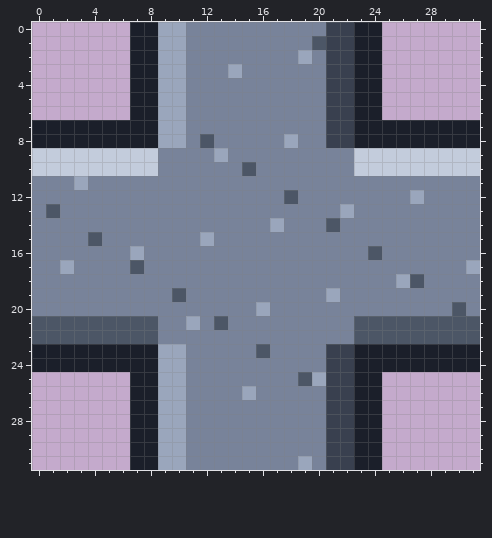
Pixel-art file: tiles/wall_cross.aseprite. The picture above is the old version.
32x32 pixels, 1 frame.
The result:
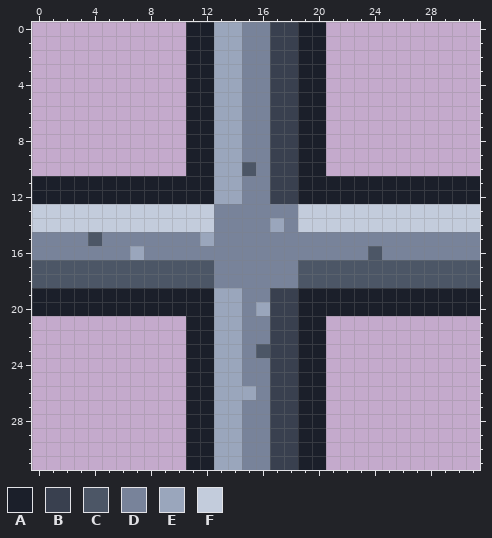
Palette (. is transparent): A #1b1f2a  B #39404f  C #4c5666  D #78839a  E #9aa6bc  F #c3ccdc
Diff:
--- layers "shade", "base"
@@ x 0..31 @@
- 0 .......AAEEDDDDDDDDDDBBAA.......
- 1 .......AAEEDDDDDDDDDCBBAA.......
- 2 .......AAEEDDDDDDDDEDBBAA.......
- 3 .......AAEEDDDEDDDDDDBBAA.......
- 4 .......AAEEDDDDDDDDDDBBAA.......
- 5 .......AAEEDDDDDDDDDDBBAA.......
- 6 .......AAEEDDDDDDDDDDBBAA.......
- 7 AAAAAAAAAEEDDDDDDDDDDBBAAAAAAAAA
- 8 AAAAAAAAAEEDCDDDDDEDDBBAAAAAAAAA
- 9 FFFFFFFFFDDDDEDDDDDDDDDFFFFFFFFF
-10 FFFFFFFFFDDDDDDCDDDDDDDFFFFFFFFF
-11 DDDEDDDDDDDDDDDDDDDDDDDDDDDDDDDD
-12 DDDDDDDDDDDDDDDDDDCDDDDDDDDEDDDD
-13 DCDDDDDDDDDDDDDDDDDDDDEDDDDDDDDD
-14 DDDDDDDDDDDDDDDDDEDDDCDDDDDDDDDD
+ 0 ...........AAEEDDBBAA...........
+ 1 ...........AAEEDDBBAA...........
+ 2 ...........AAEEDDBBAA...........
+ 3 ...........AAEEDDBBAA...........
+ 4 ...........AAEEDDBBAA...........
+ 5 ...........AAEEDDBBAA...........
+ 6 ...........AAEEDDBBAA...........
+ 7 ...........AAEEDDBBAA...........
+ 8 ...........AAEEDDBBAA...........
+ 9 ...........AAEEDDBBAA...........
+10 ...........AAEECDBBAA...........
+11 AAAAAAAAAAAAAEEDDBBAAAAAAAAAAAAA
+12 AAAAAAAAAAAAAEEDDBBAAAAAAAAAAAAA
+13 FFFFFFFFFFFFFDDDDDDFFFFFFFFFFFFF
+14 FFFFFFFFFFFFFDDDDEDFFFFFFFFFFFFF
 15 DDDDCDDDDDDDEDDDDDDDDDDDDDDDDDDD
 16 DDDDDDDEDDDDDDDDDDDDDDDDCDDDDDDD
-17 DDEDDDDCDDDDDDDDDDDDDDDDDDDDDDDE
-18 DDDDDDDDDDDDDDDDDDDDDDDDDDECDDDD
-19 DDDDDDDDDDCDDDDDDDDDDEDDDDDDDDDD
-20 DDDDDDDDDDDDDDDDEDDDDDDDDDDDDDCD
-21 CCCCCCCCCDDEDCDDDDDDDDDCCCCCCCCC
-22 CCCCCCCCCDDDDDDDDDDDDDDCCCCCCCCC
-23 AAAAAAAAAEEDDDDDCDDDDBBAAAAAAAAA
-24 AAAAAAAAAEEDDDDDDDDDDBBAAAAAAAAA
-25 .......AAEEDDDDDDDDCEBBAA.......
-26 .......AAEEDDDDEDDDDDBBAA.......
-27 .......AAEEDDDDDDDDDDBBAA.......
-28 .......AAEEDDDDDDDDDDBBAA.......
-29 .......AAEEDDDDDDDDDDBBAA.......
-30 .......AAEEDDDDDDDDDDBBAA.......
-31 .......AAEEDDDDDDDDEDBBAA.......
+17 CCCCCCCCCCCCCDDDDDDCCCCCCCCCCCCC
+18 CCCCCCCCCCCCCDDDDDDCCCCCCCCCCCCC
+19 AAAAAAAAAAAAAEEDDBBAAAAAAAAAAAAA
+20 AAAAAAAAAAAAAEEDEBBAAAAAAAAAAAAA
+21 ...........AAEEDDBBAA...........
+22 ...........AAEEDDBBAA...........
+23 ...........AAEEDCBBAA...........
+24 ...........AAEEDDBBAA...........
+25 ...........AAEEDDBBAA...........
+26 ...........AAEEEDBBAA...........
+27 ...........AAEEDDBBAA...........
+28 ...........AAEEDDBBAA...........
+29 ...........AAEEDDBBAA...........
+30 ...........AAEEDDBBAA...........
+31 ...........AAEEDDBBAA...........
Changed places in both pictures, as pixel boxes (x1, y1, x2, y2):
changed: (32, 22, 480, 470)
